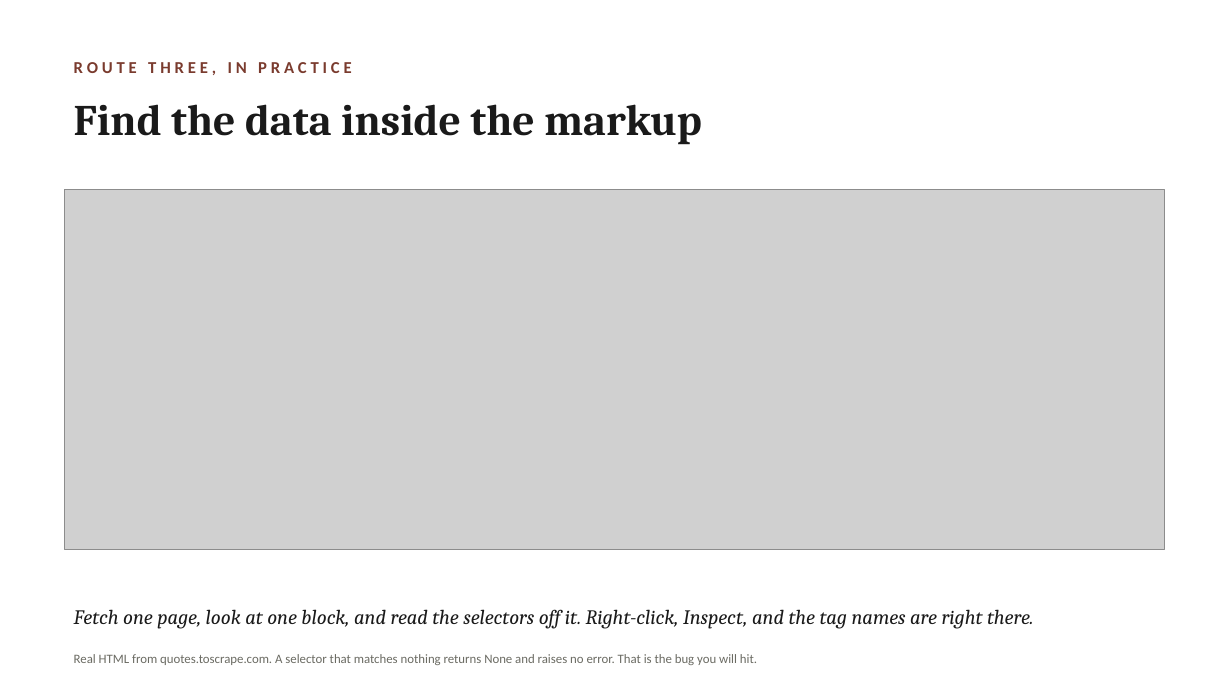
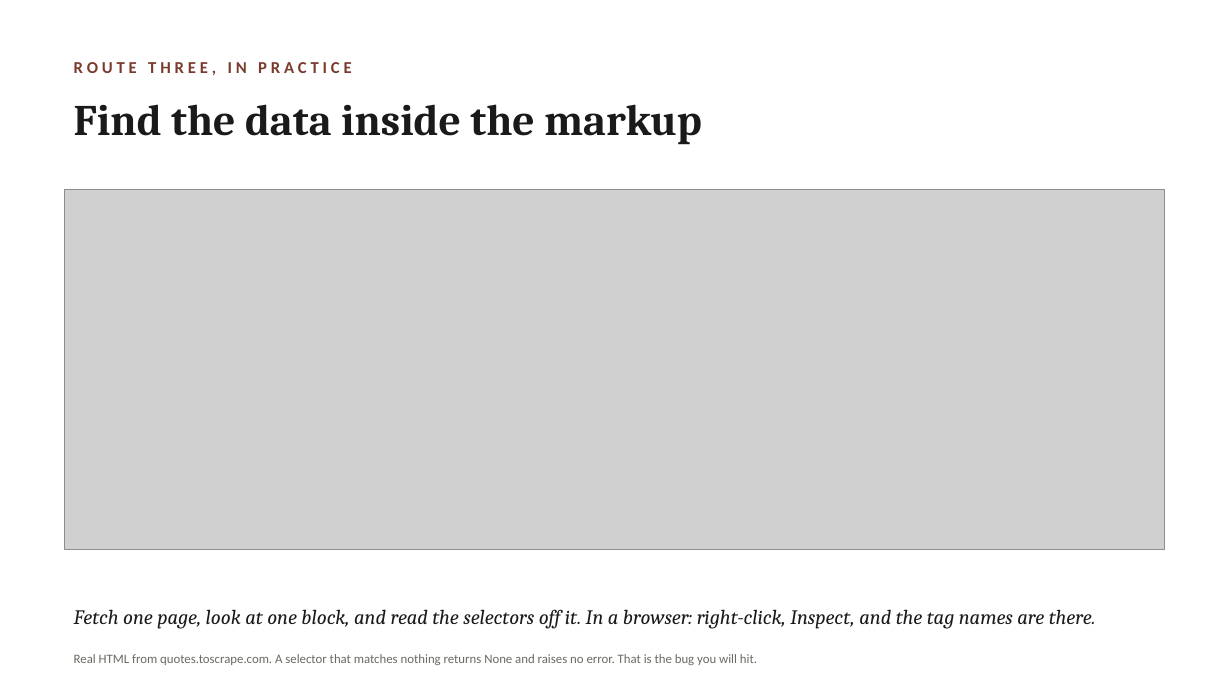
Before and after one commit to lucianli123/culture-as-data-2026, a slide deck: slide 30 of slides/week-04-lecture-draft.pptx. Drawn at 1232x693 pixels with LibreOffice and Linux fonts; fonts in the diff are those of the drawing; grey boxes stand for pictures. Boxes give left, top, right and bottom in pixels: in the first picture for what was removed or moved away, otherwise in the second. Text is boxed around its words. In the diff, an @@ line names an element or a change of style, - is before the commit and + after.

```diff
--- a/slides/week-04-lecture-draft.pptx
+++ b/slides/week-04-lecture-draft.pptx
@@ text at (74, 609, 1096, 629): text changed @@
-Fetch one page, look at one block, and read the selectors off it. Right-click, Inspect, and the tag names are right there.
+Fetch one page, look at one block, and read the selectors off it. In a browser: right-click, Inspect, and the tag names are there.
```
Also in this commit, not shown: 9 other slides changed, 2 other files.
